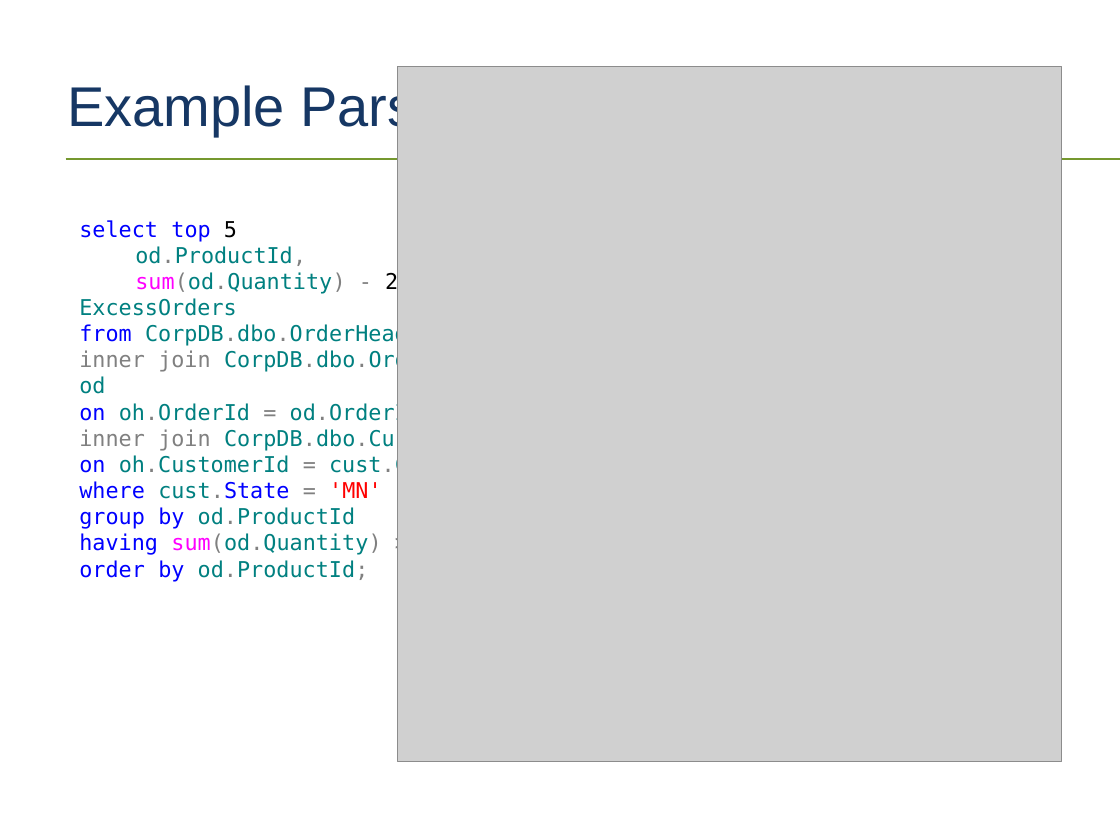
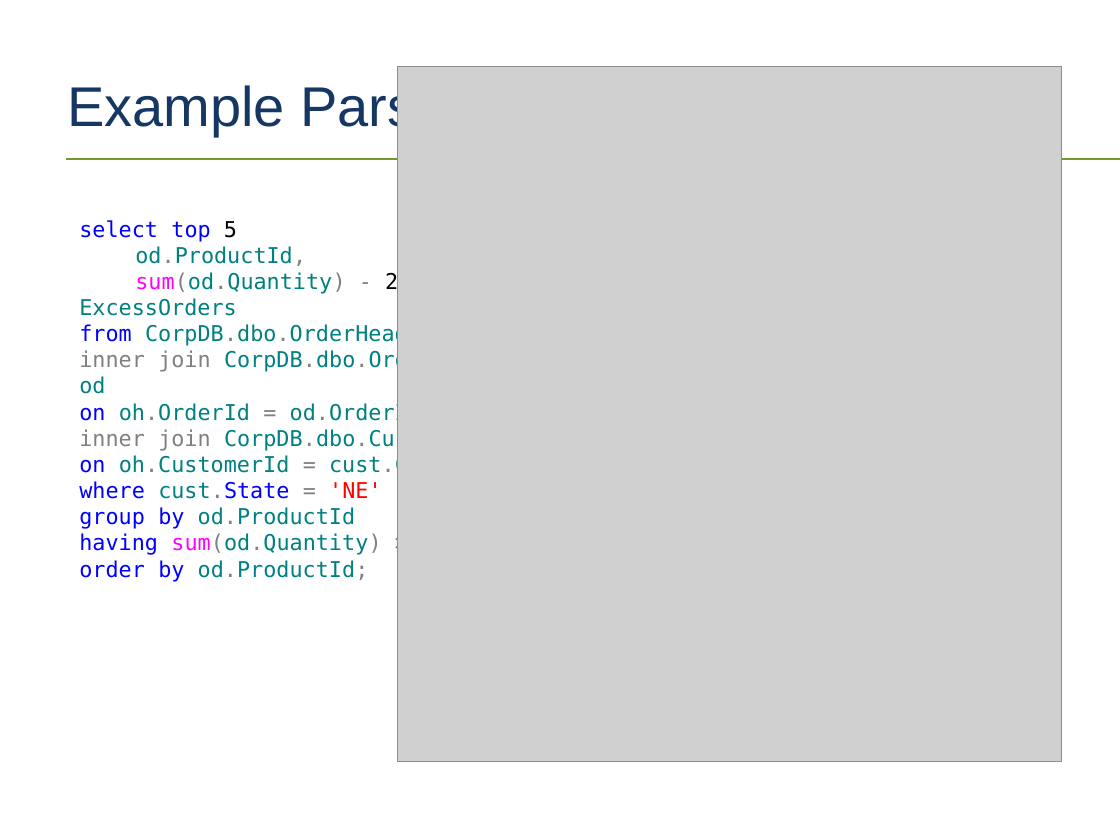
Before and after one commit to tf3604/OptimizerPresentation, a slide deck: slide 29 of Optimizer.pptx. Drawn at 1120x840 pixels with LibreOffice and Linux fonts; fonts in the diff are those of the drawing; grey boxes stand for pictures; background and template pictures are left out. Boxes give left, top, right and bottom in pixels: in the first picture for what was removed or moved away, otherwise in the second. Text is boxed around its words. In the diff, an @@ line names an element or a change of style, - is before the commit and + after.

```diff
--- a/Optimizer.pptx
+++ b/Optimizer.pptx
@@ text at [79, 481, 381, 499]: text changed @@
-where cust.State = 'MN'
+where cust.State = 'NE'
```
Also in this commit, not shown: 14 other slides changed, 1 other file.
